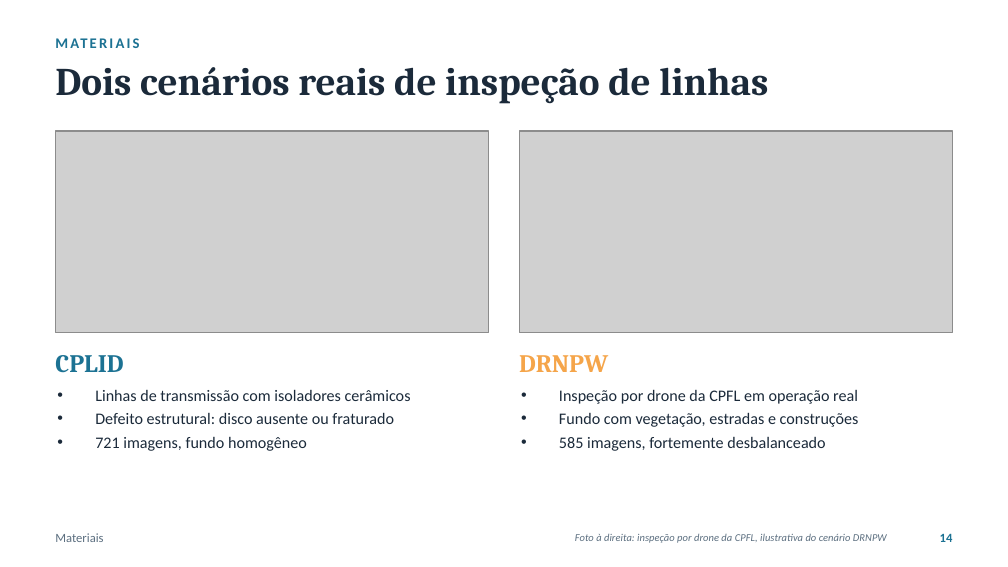
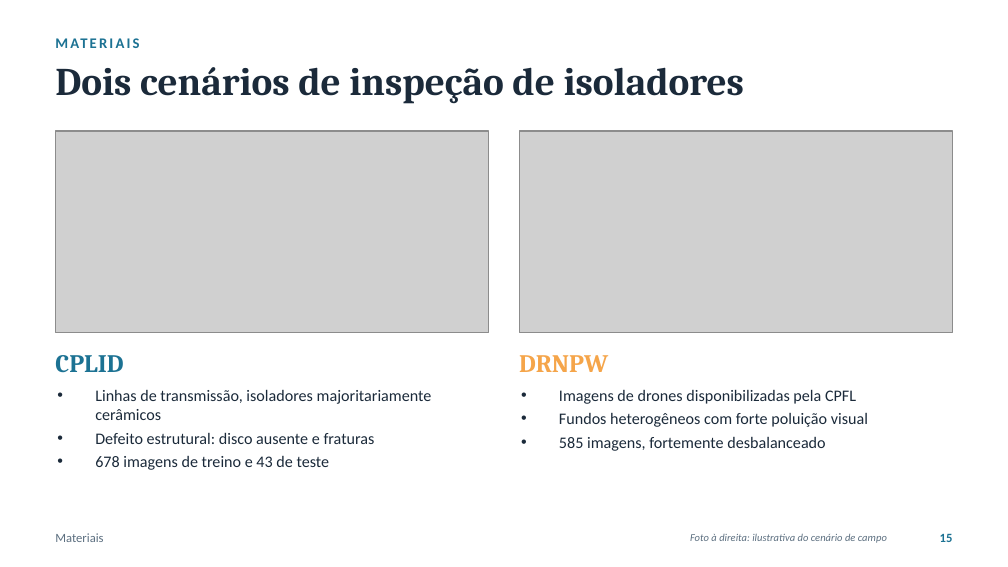
Before and after one commit to luanws/masters-thesis, a slide deck: slide 15 of presentation/defesa.pptx (slide 14 before the commit). Drawn at 1008x567 pixels with LibreOffice and Linux fonts; fonts in the diff are those of the drawing; grey boxes stand for pictures. Boxes give left, top, right and bottom in pixels: in the first picture for what was removed or moved away, otherwise in the second. Text is boxed around its words. In the diff, an @@ line names an element or a change of style, - is before the commit and + after.

```diff
--- a/presentation/defesa.pptx
+++ b/presentation/defesa.pptx
@@ text at bbox=[55, 67, 745, 104]: text changed @@
-Dois cenários reais de inspeção de linhas
+Dois cenários de inspeção de isoladores
@@ text at bbox=[95, 389, 432, 470]: text changed @@
-• Linhas de transmissão com isoladores cerâmicos
-• Defeito estrutural: disco ausente ou fraturado
-• 721 imagens, fundo homogêneo
+• Linhas de transmissão, isoladores majoritariamente cerâmicos
+• Defeito estrutural: disco ausente e fraturas
+• 678 imagens de treino e 43 de teste
@@ text at bbox=[559, 389, 868, 427]: text changed @@
-• Inspeção por drone da CPFL em operação real
-• Fundo com vegetação, estradas e construções
+• Imagens de drones disponibilizadas pela CPFL
+• Fundos heterogêneos com forte poluição visual
@@ text at bbox=[690, 534, 887, 543]: text changed @@
-Foto à direita: inspeção por drone da CPFL, ilustrativa do cenário DRNPW
+Foto à direita: ilustrativa do cenário de campo
@@ text at bbox=[940, 533, 953, 542]: text changed @@
-14
+15
```
Also in this commit, not shown: 19 other slides changed, 6 slides added, 13 slides removed, 3 other files.
